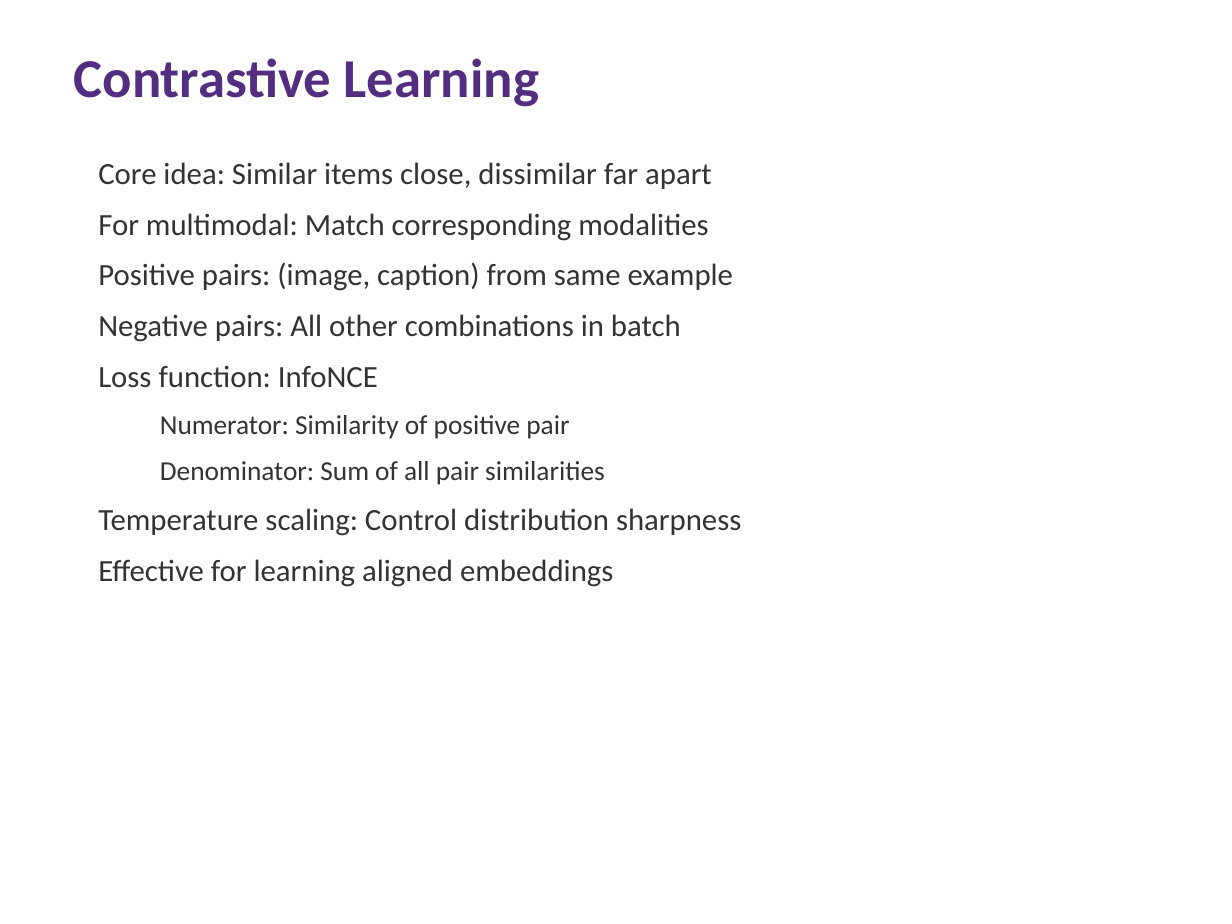
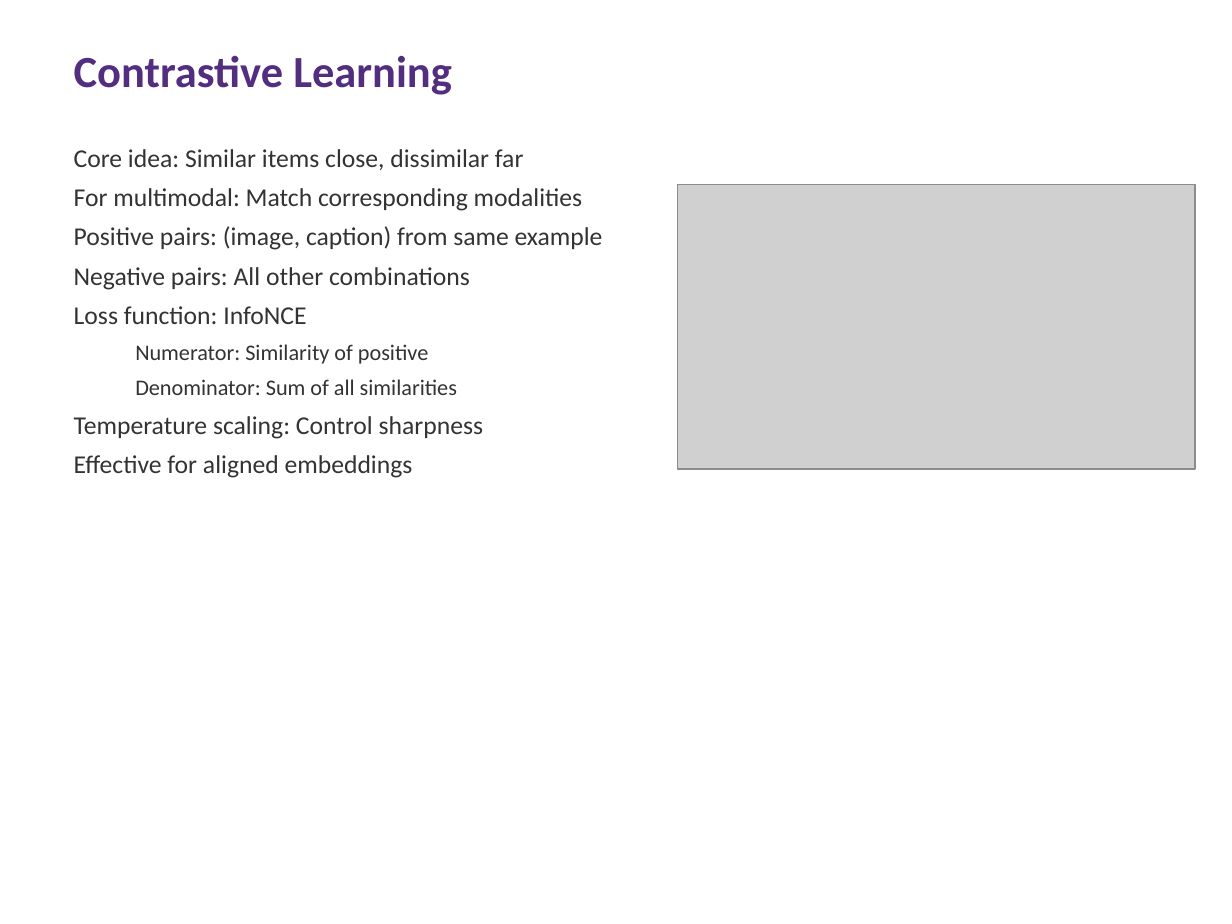
Before and after one commit to ai4he/experiments, a slide deck: slide 43 of Multimodal_LLM_Lecture.pptx. Drawn at 1232x924 pixels with LibreOffice and Linux fonts; fonts in the diff are those of the drawing; grey boxes stand for pictures. Boxes give left, top, right and bottom in pixels: in the first picture for what was removed or moved away, otherwise in the second. Text is boxed around its words. In the diff, an @@ line names an element or a change of style, - is before the commit and + after.

```diff
--- a/Multimodal_LLM_Lecture.pptx
+++ b/Multimodal_LLM_Lecture.pptx
@@ text "Contrastive Learning" at box(74, 55, 452, 95): size 32 to 26 pt @@
@@ text "Core idea: Similar items close, ...": place and size @@
-text "Core idea: Similar items close, ..." at box(98, 162, 741, 587)
+text "Core idea: Similar items close, ..." at box(74, 149, 603, 478)
@@ text at box(74, 149, 524, 170): text changed; size 18 to 15 pt @@
-Core idea: Similar items close, dissimilar far apart
+Core idea: Similar items close, dissimilar far
@@ text at box(74, 188, 603, 324): size 18 to 15 pt in "For multimodal: Match corresponding modalities", "Positive pairs: (image, caption) from same example", "Loss function: InfoNCE"; less space between paragraphs @@
@@ picture added at box(678, 185, 1195, 469) @@
@@ text at box(74, 267, 470, 290): text changed; size 18 to 15 pt @@
-Negative pairs: All other combinations in batch
+Negative pairs: All other combinations
@@ text at box(74, 344, 483, 478): text changed; size 18 to 15 pt @@
-  Numerator: Similarity of positive pair
-  Denominator: Sum of all pair similarities
-Temperature scaling: Control distribution sharpness
-Effective for learning aligned embeddings
+  Numerator: Similarity of positive
+  Denominator: Sum of all similarities
+Temperature scaling: Control sharpness
+Effective for aligned embeddings
```
Also in this commit, not shown: 77 other slides changed, 2 other files.
